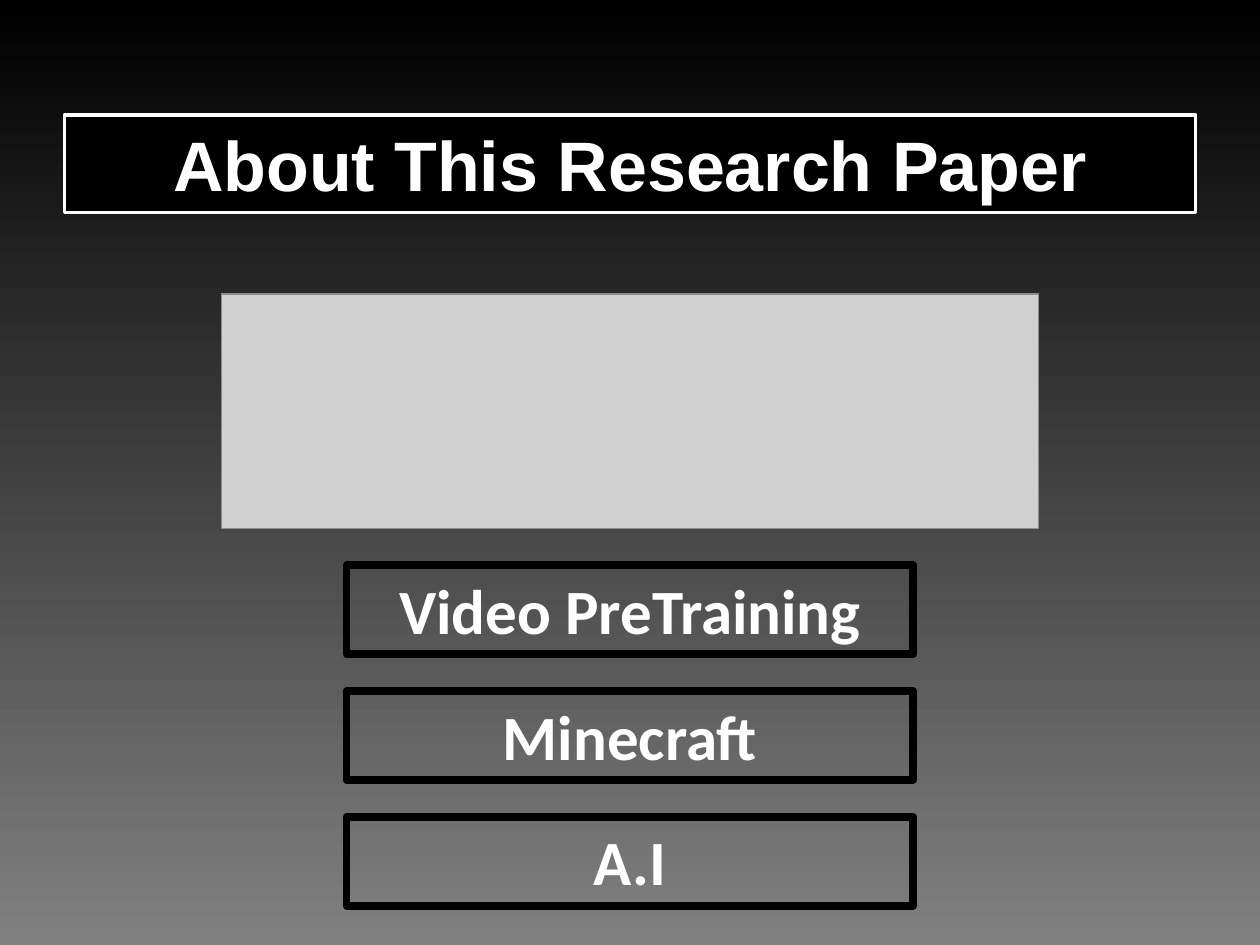
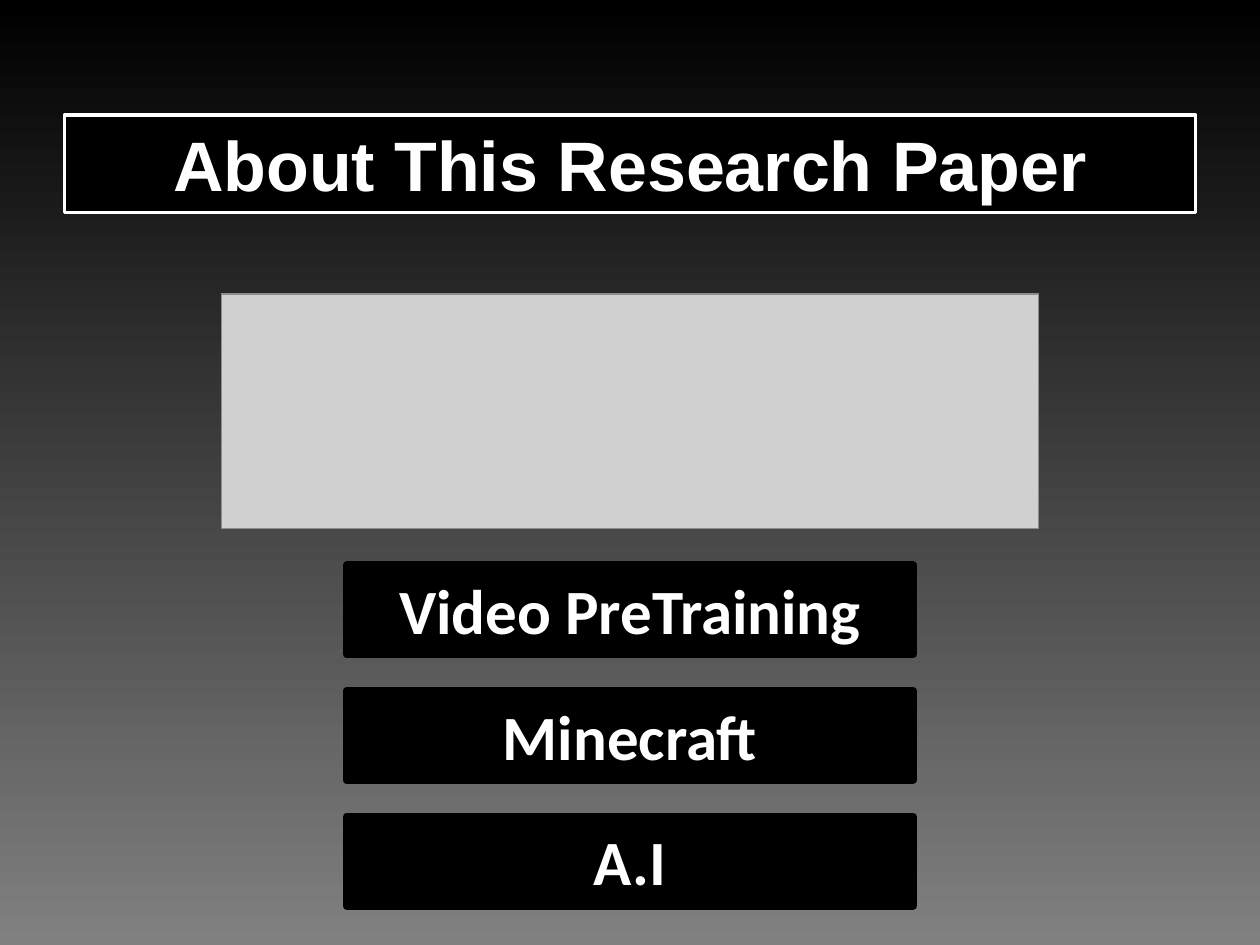
Before and after one commit to Shooterah/M1_DSC, a slide deck: slide 2 of Anglais/ORAL_3/Pereira_Doffemont_Minecraft_OpenAI.pptx. Drawn at 1260x945 pixels with LibreOffice and Linux fonts; fonts in the diff are those of the drawing; grey boxes stand for pictures. Boxes give left, top, right and bottom in pixels: in the first picture for what was removed or moved away, otherwise in the second. Text is boxed around its words. In the diff, an @@ line names an element or a change of style, - is before the commit and + after.

```diff
--- a/Anglais/ORAL_3/Pereira_Doffemont_Minecraft_OpenAI.pptx
+++ b/Anglais/ORAL_3/Pereira_Doffemont_Minecraft_OpenAI.pptx
@@ fill none to #000000 in 3 elements at box(346, 566, 914, 655), box(346, 690, 914, 780), box(346, 816, 914, 906) @@
```
Also in this commit, not shown: 6 slides added, 1 slide removed, 5 other files.
